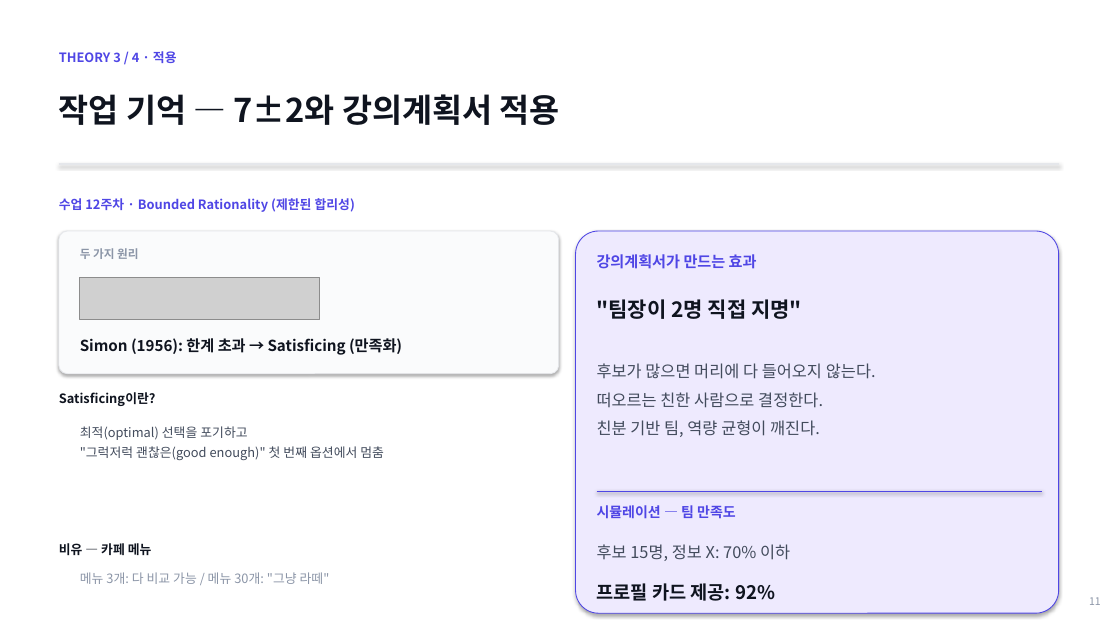
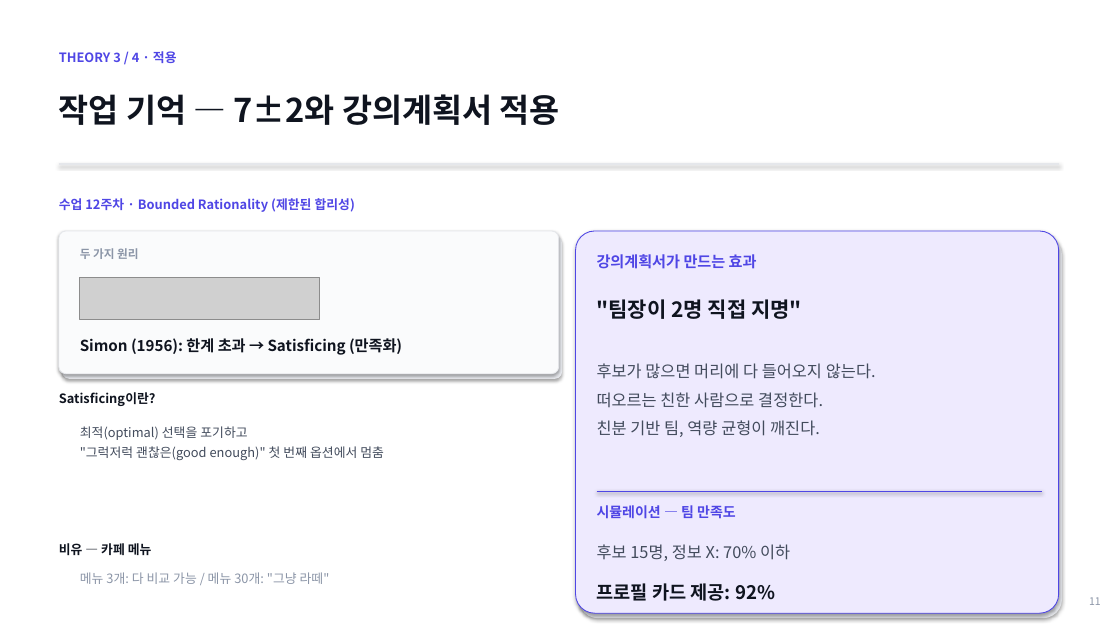
Before and after one commit to lshpy/imen315-syllabus-meta, a slide deck: slide 11 of team_project/kickoff_2026-05-11.pptx. Drawn at 1120x630 pixels with LibreOffice and Linux fonts; fonts in the diff are those of the drawing; grey boxes stand for pictures. Boxes give left, top, right and bottom in pixels: in the first picture for what was removed or moved away, otherwise in the second. Text is boxed around its words. In the diff, an @@ line names an element or a change of style, - is before the commit and + after.

```diff
--- a/team_project/kickoff_2026-05-11.pptx
+++ b/team_project/kickoff_2026-05-11.pptx
@@ rounded rectangle at (59, 231, 559, 374): proportions changed @@
@@ rounded rectangle added at (62, 236, 562, 379), fill #E9EBF0 @@
@@ rounded rectangle at (576, 231, 1059, 613): proportions changed @@
@@ rounded rectangle added at (579, 236, 1062, 618), fill #E9EBF0 @@
```
Also in this commit, not shown: 18 other slides changed, 1 other file.
